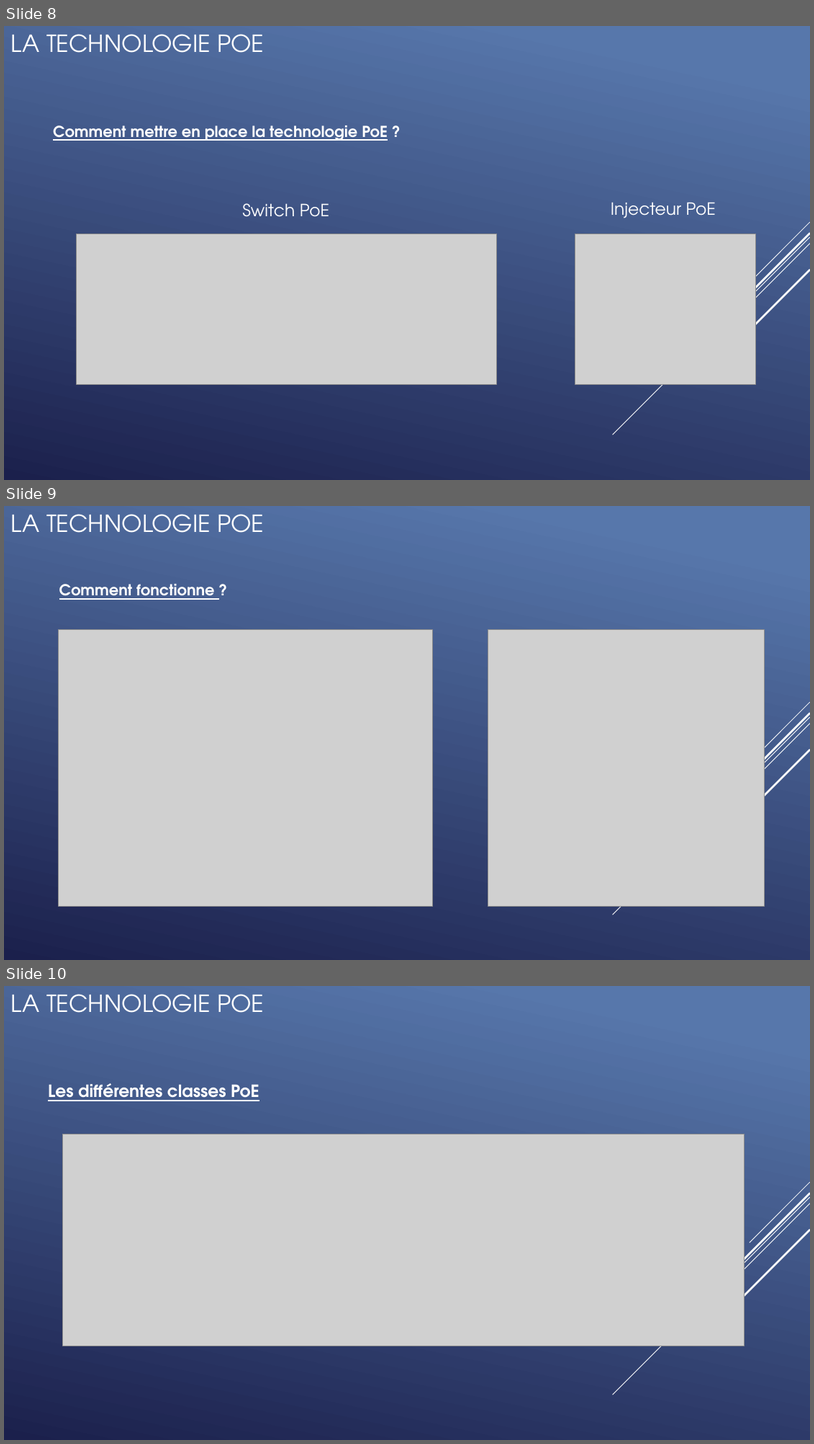
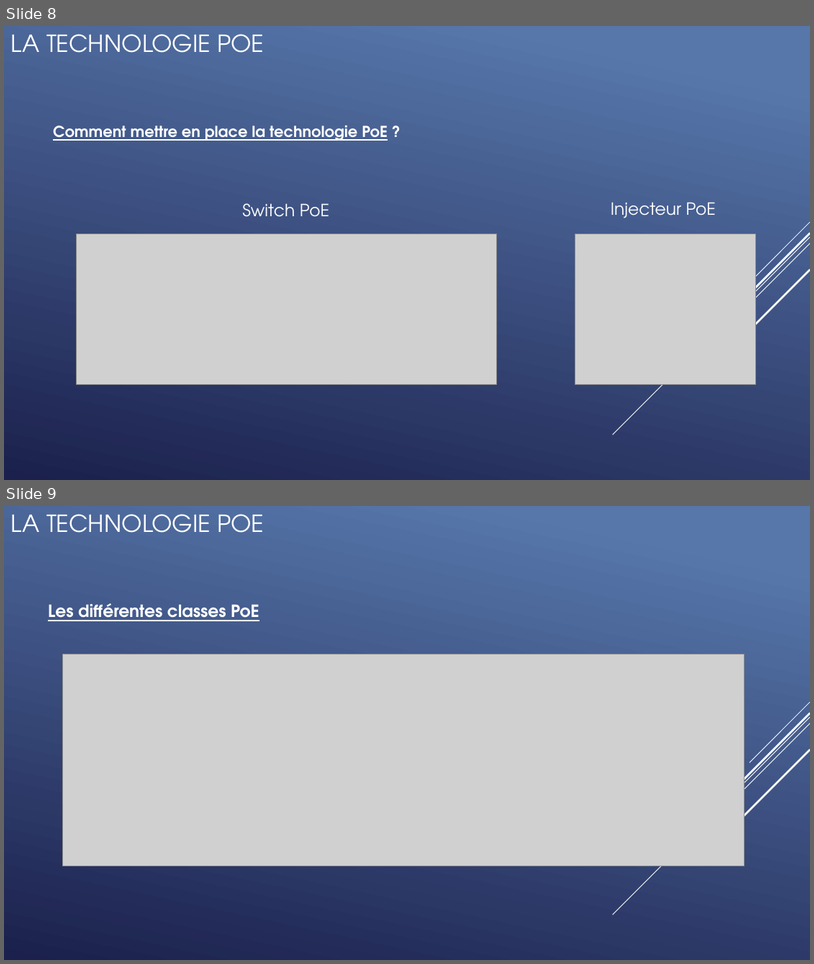
Before and after one commit to QuentinKrg/M214-Ethernet, a slide deck: Module 214 - Fabrication_Ethernet.pptx. Shown one above the other, each under a label of ours: slides 8, 9 and 10 before the commit, slides 8 and 9 after it. The pictures are 814x1444 and 814x964 pixels, drawn with LibreOffice and Linux fonts; fonts in the diff are those of the drawing; grey boxes stand for pictures. Boxes give left, top, right and bottom in pixels: in the first picture for what was removed or moved away, otherwise in the second. Text is boxed around its words. In the diff, an @@ line names an element or a change of style, - is before the commit and + after.

```diff
--- a/Module 214 - Fabrication_Ethernet.pptx
+++ b/Module 214 - Fabrication_Ethernet.pptx
@@ slide 9 removed at <box>4,506,810,960</box>, background gradient #5877AB to #1C204D; not listed: 5 template elements that a slide beside it also shows @@
@@ title removed at <box>11,514,264,533</box> @@
-LA TECHNOLOGIE POE
@@ text removed at <box>59,584,214,600</box> @@
-Comment fonctionne ?
@@ picture removed at <box>58,629,432,906</box> @@
@@ picture removed at <box>489,629,764,906</box> @@
@@ what was slide 10 is now slide 9 @@
```
Also in this commit, not shown: 3 slides changed, 2 slides added, 4 other slides removed.
